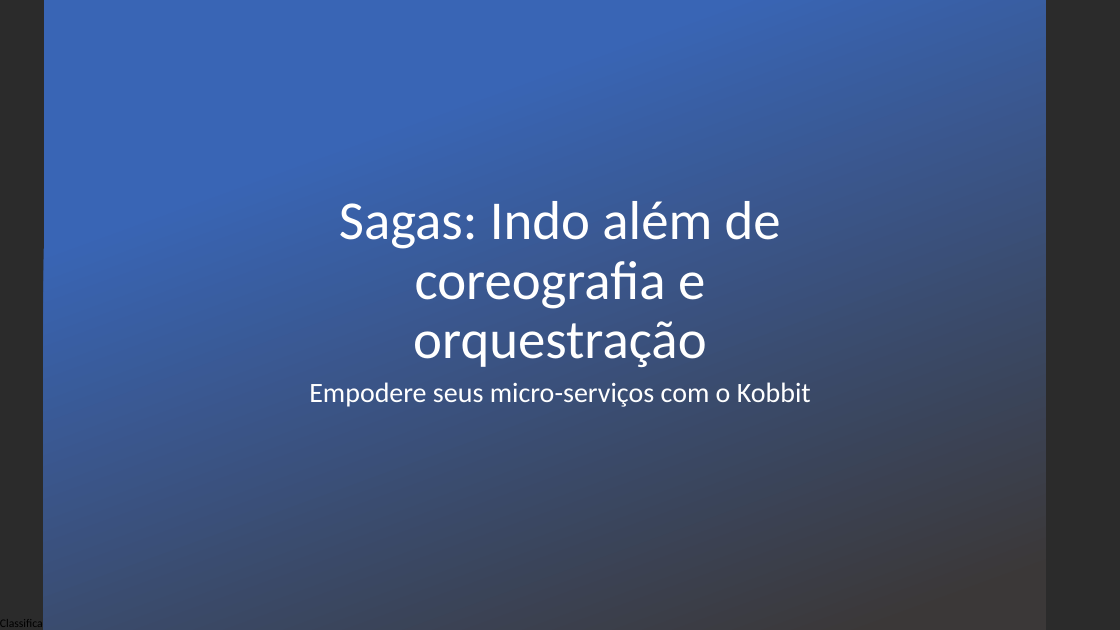
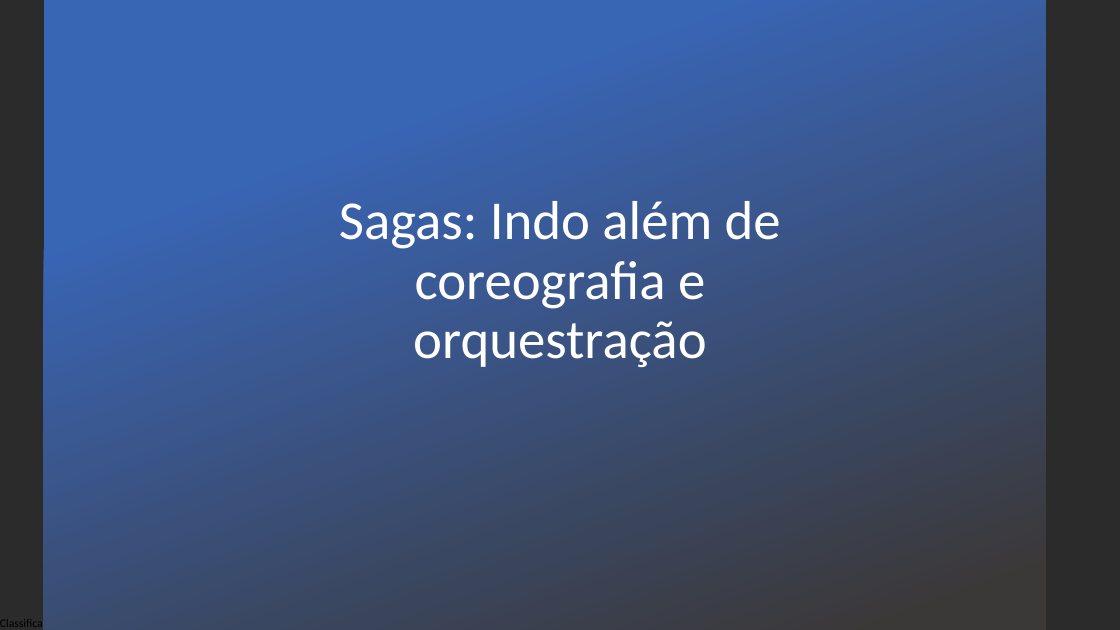
Before and after one commit to the-sidh/saga-presentation, a slide deck: slide 1 of apresentacao-kobbit-tdc.pptx. Drawn at 1120x630 pixels with LibreOffice and Linux fonts; fonts in the diff are those of the drawing; background and template pictures are left out; a plain dark background stands for a picture behind light text. Boxes give left, top, right and bottom in pixels: in the first picture for what was removed or moved away, otherwise in the second. Text is boxed around its words. In the diff, an @@ line names an element or a change of style, - is before the commit and + after.

```diff
--- a/apresentacao-kobbit-tdc.pptx
+++ b/apresentacao-kobbit-tdc.pptx
@@ subtitle removed at (309, 382, 811, 407) @@
-Empodere seus micro-serviços com o Kobbit
```
Also in this commit, not shown: 2 other slides changed.
